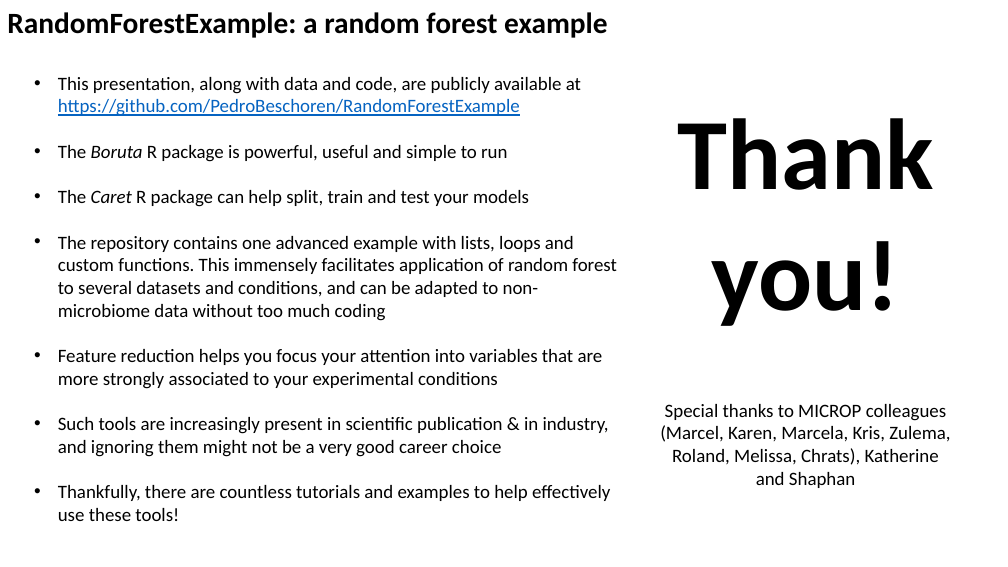
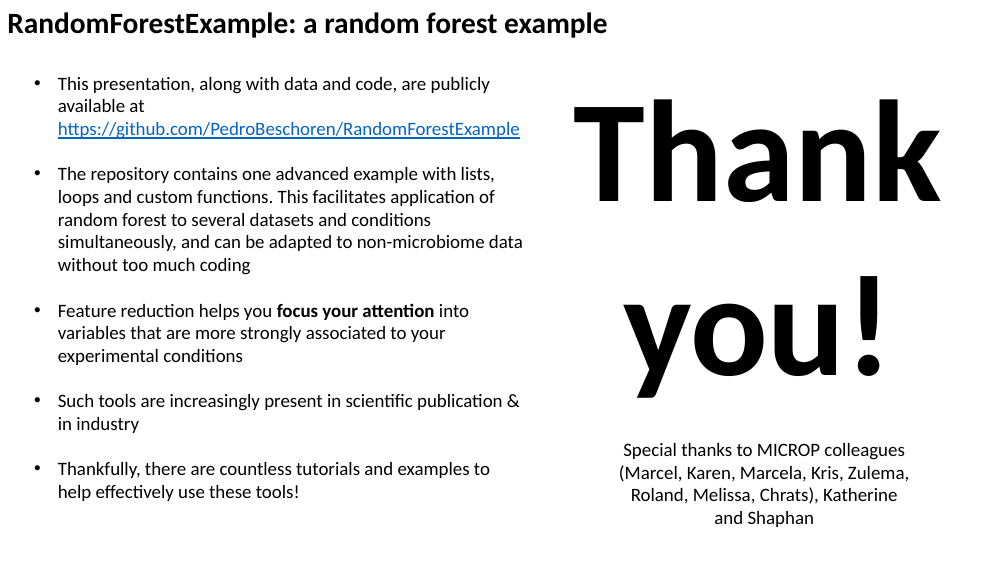
Before and after one commit to PedroBeschoren/RandomForestExample, a slide deck: slide 16 of Docs/RandomForestExample.pptx. Drawn at 1008x567 pixels with LibreOffice and Linux fonts; fonts in the diff are those of the drawing. Boxes give left, top, right and bottom in pixels: in the first picture for what was removed or moved away, otherwise in the second. Text is boxed around its words. In the diff, an @@ line names an element or a change of style, - is before the commit and + after.

Commit message:
update presentation

```diff
--- a/Docs/RandomForestExample.pptx
+++ b/Docs/RandomForestExample.pptx
@@ text "Thank you!": place and size @@
-text "Thank you!" at (678, 118, 934, 326)
+text "Thank you!" at (574, 99, 942, 398)
@@ text "Thank you!" at (574, 99, 942, 398): size 96 to 138 pt @@
@@ text at (58, 167, 523, 275): text changed @@
-• The Boruta R package is powerful, useful and simple to run
-• The Caret R package can help split, train and test your models
-• The repository contains one advanced example with lists, loops and custom functions. This immensely facilitates application of random forest to several datasets and conditions, and can be adapted to non-microbiome data without too much coding
+• The repository contains one advanced example with lists, loops and custom functions. This facilitates application of random forest to several datasets and conditions simultaneously, and can be adapted to non-microbiome data without too much coding
@@ text at (58, 303, 469, 365): bold on in "focus your attention" @@
@@ text at (58, 394, 503, 433): text changed @@
-• Such tools are increasingly present in scientific publication & in industry, and ignoring them might not be a very good career choice
+• Such tools are increasingly present in scientific publication & in industry
@@ text "Special thanks to MICROP colleagues ...": place and size @@
-text "Special thanks to MICROP colleagues ..." at (660, 404, 950, 488)
+text "Special thanks to MICROP colleagues ..." at (619, 443, 909, 527)
```
Also in this commit, not shown: 11 other slides changed.
